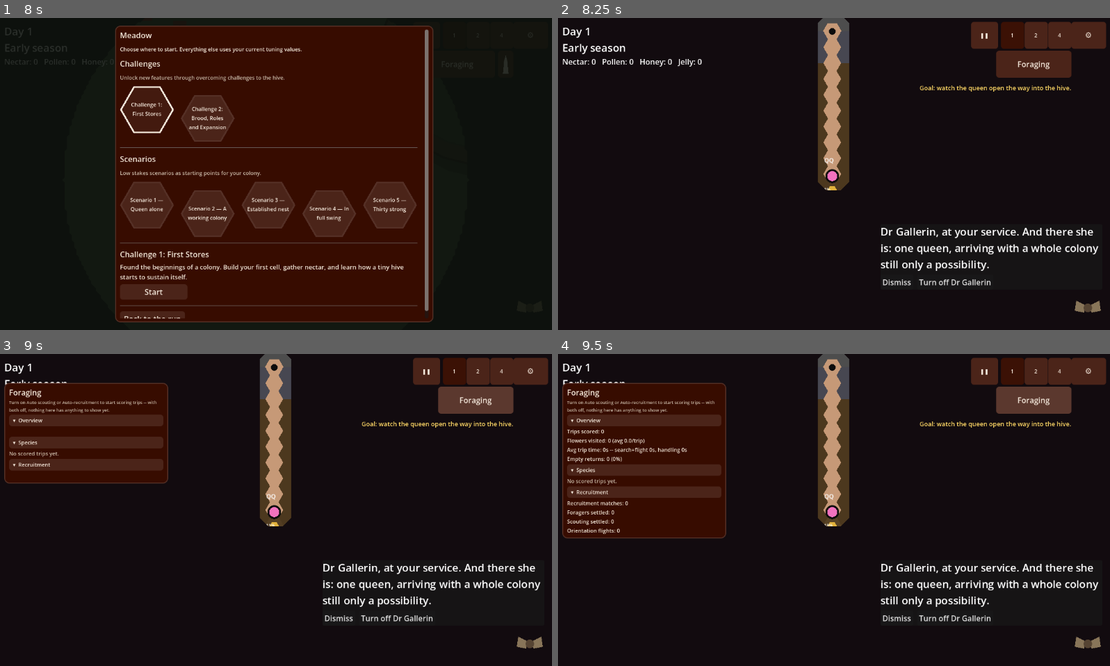
Above: before the commit, frames 1-4 (two rows, left to right).
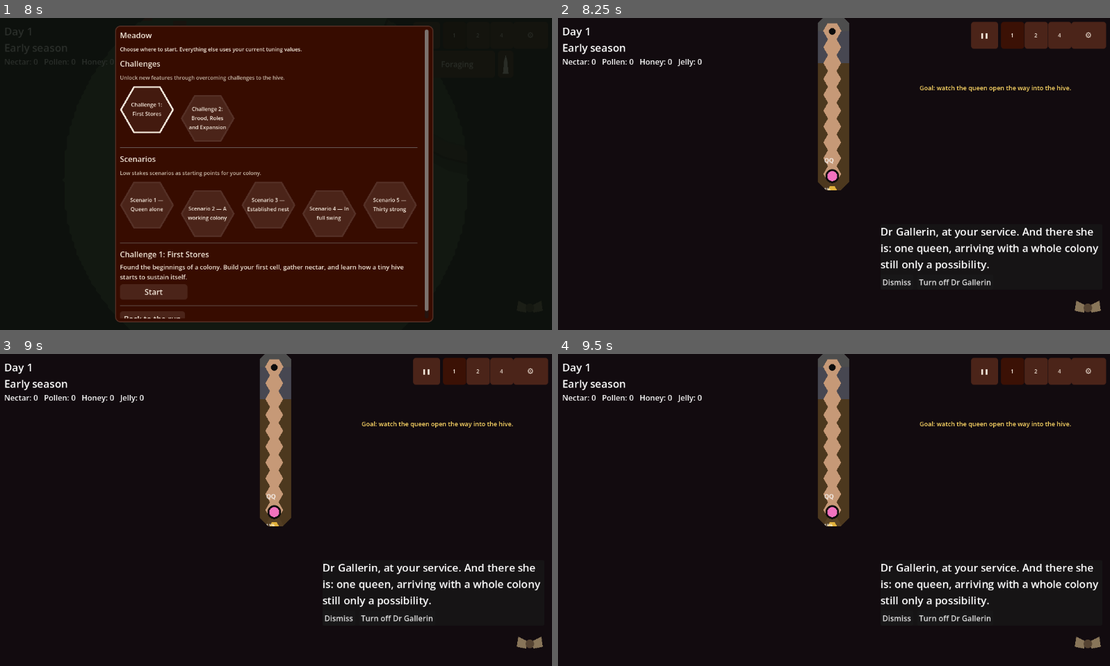
Above: after the commit, the same moments.

Repository: wonderburg7/meadow
Game: Godot game, scene res://scenes/Main.tscn
Same seed, same stepped clock (60 frames per second), same inputs: the game is played once before the commit and once after it.
Inputs (mouse positions are in pixels of both pictures, inside the frame that each line leads up to):
- Up to frame 1 (8 s): click "❚❚" at 0.5 s; click "1" at 1.25 s; click "2" at 2 s; click "4" at 2.75 s; click (391, 64) at 3.52 s; click (408, 64) at 4.27 s; click "Foraging" at 5 s; click (507, 64) at 5.77 s; click "⚙" at 6.5 s; click (149, 108) at 7.27 s
- Up to frame 2 (8.25 s): click "Start" at 8 s
- Up to frame 3 (9 s): click (474, 400) at 8.75 s, where only the run before the commit has a clickable "Foraging"
- Up to frame 4 (9.5 s): no input

Frame 1 is identical in both runs. In frame 2, 1.2% of the frame differs, in the area x 79-94%, y 10-20%; in frame 3, 11%; in frame 4, 16%, in the area x 0-94%, y 9-60%.

Commit message:
UI-K: hide the Foraging button for Challenge 1
Adds set_foraging_button_visible() to hud.gd, wires it into
challenge_runner.gd's existing stage-gate UI pass, and unlocks
foraging_window from Challenge 2's first stage onward -- Challenge 1
never lists it, so it stays hidden for the whole run and reappears once
the Challenge finishes (stage_gate.stop() reads every key as unlocked).

Co-Authored-By: Claude Sonnet 5 <noreply@anthropic.com>

Diff:
--- a/scripts/challenge_runner.gd
+++ b/scripts/challenge_runner.gd
@@ -514,6 +514,7 @@
 	main.hud.set_colony_button_visible(main.stage_gate.is_unlocked("colony_window"))
 	main.hud.set_nursery_button_visible(main.stage_gate.is_unlocked("nursery_window"))
 	main.hud.set_view_button_visible(main.stage_gate.is_unlocked("meadow_view"))
+	main.hud.set_foraging_button_visible(main.stage_gate.is_unlocked("foraging_window"))
 	var role_keys: Array = Roles.ROLES.map(func(r): return r.key)
 	main.hud.set_allowed_role_keys(role_keys.filter(func(k): return main.stage_gate.is_unlocked(k)))
 
--- a/scripts/challenge_stages.gd
+++ b/scripts/challenge_stages.gd
@@ -267,7 +267,7 @@
 ## than opening on a stage id that looks like two are missing.
 const STAGES_2 := [
 	{
-		"id": "2.1", "goal": "nectar_stabilized", "unlocked_keys": ["laying", "colony_window"],
+		"id": "2.1", "goal": "nectar_stabilized", "unlocked_keys": ["laying", "colony_window", "foraging_window"],
 		"goal_text": "Goal: watch the nectar stores fall, then recover them.",
 		"prompts": [
 			{"id": "2.1_welcome", "trigger": "welcome", "delay": 0.0, "text": "Notice the nectar stores. Bees do not run on enthusiasm alone; movement, work, and survival all cost energy."},
--- a/scripts/hud.gd
+++ b/scripts/hud.gd
@@ -2401,6 +2401,10 @@
 	if view_info != null:
 		view_info.visible = value
 
+func set_foraging_button_visible(value: bool) -> void:
+	if foraging_button != null:
+		foraging_button.visible = value
+
 ## See the `allowed_role_keys` field comment. Rebuilds the selection
 ## panel immediately so a stage unlocking a new role shows it without
 ## waiting for the next unrelated selection change.
Not shown, changed: FUNCTION_MAP.md
Not shown, changed: NEXTSTEPS.md
Not shown, changed: checks/ready.md
Not shown, changed: plans/now/ui.md
